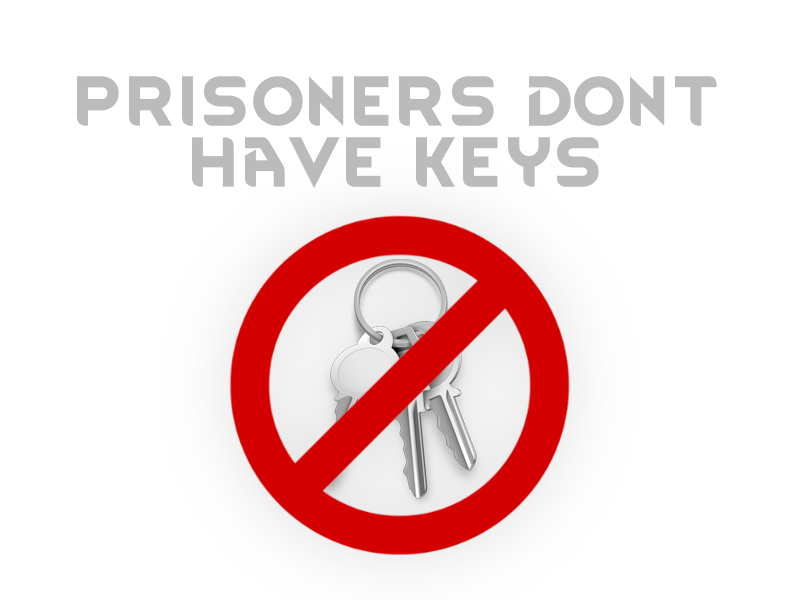
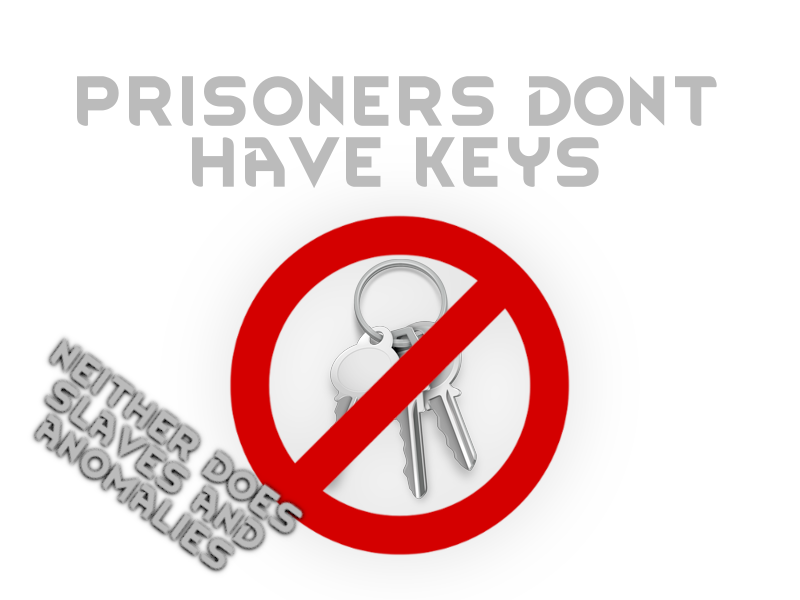
Comparing the layer stacks of the two 800 × 600 images. Changes:
added layer "Neither does slaves and anomal..." above "keys.png" over [29, 334, 308, 576]
